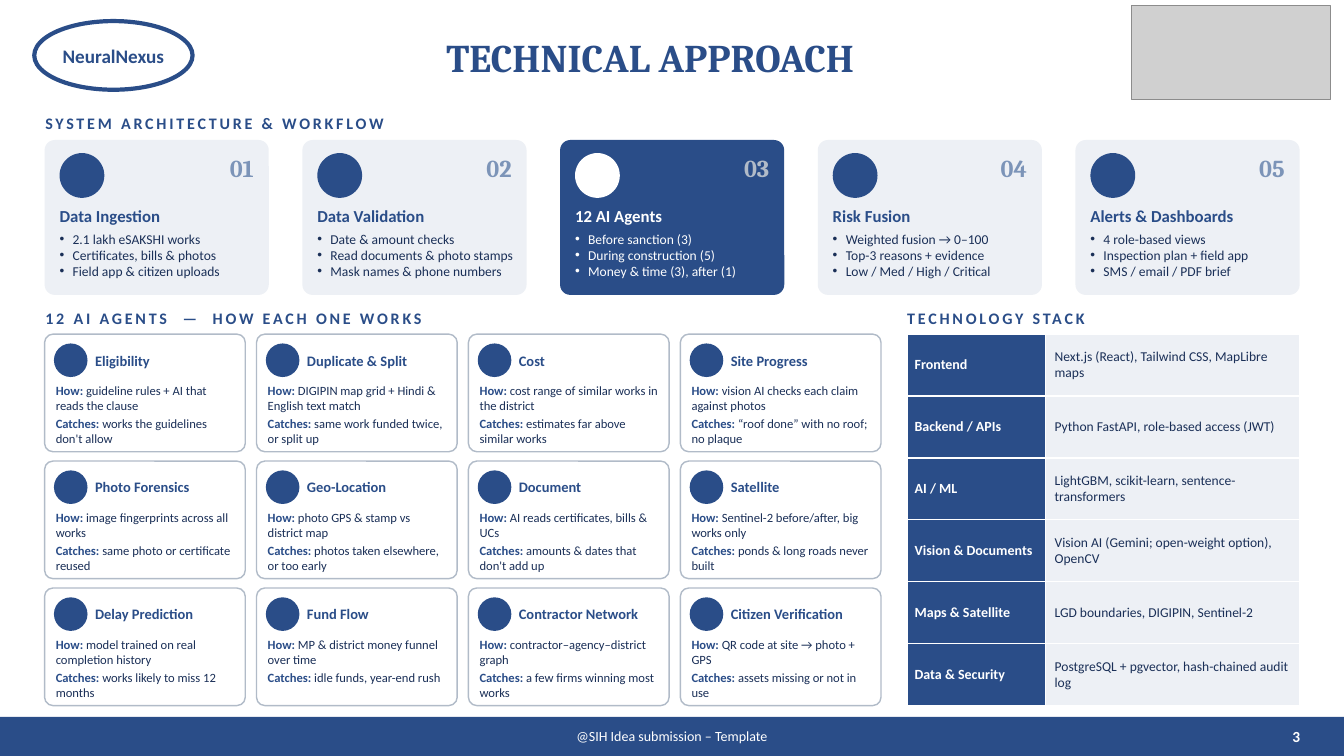
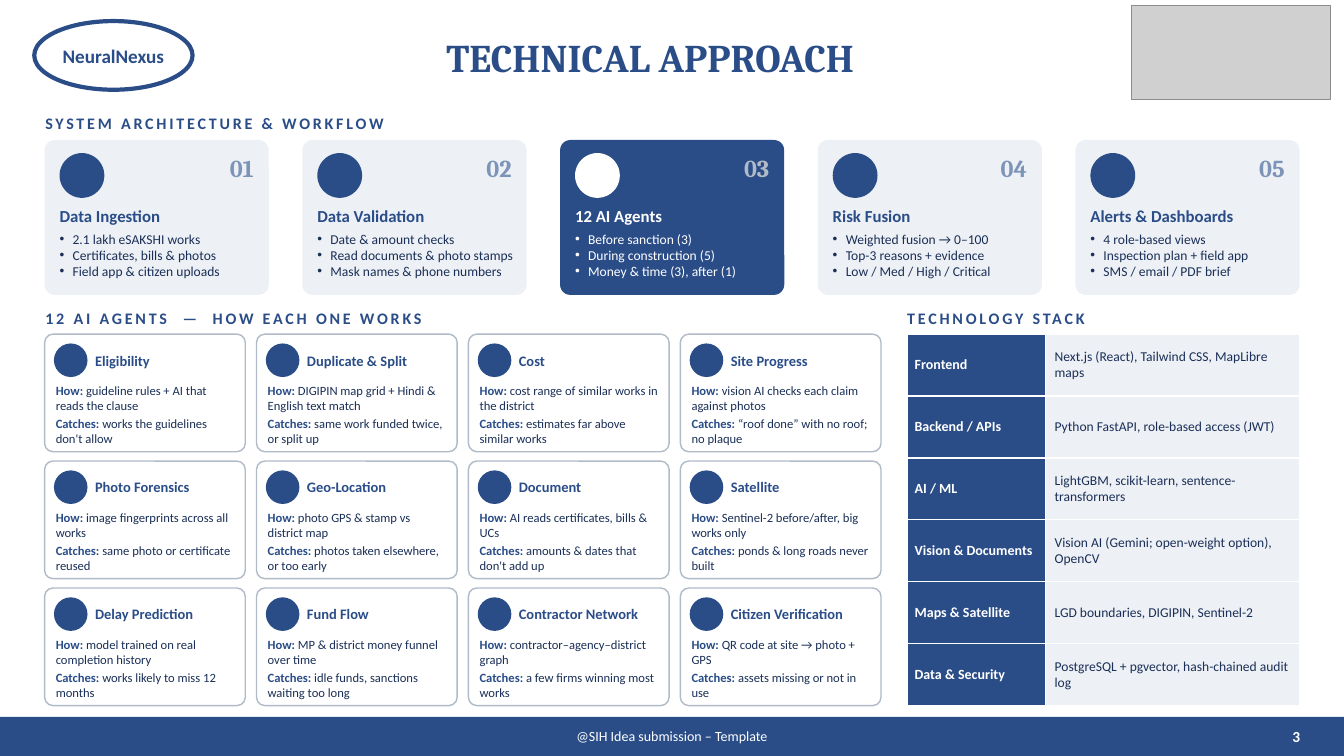
Before and after one commit to AdityaMore776/NidhiNetra, a slide deck: slide 3 of docs/deck/DRISHTI_SIH26102_v2.pptx. Drawn at 1344x756 pixels with LibreOffice and Linux fonts; fonts in the diff are those of the drawing; grey boxes stand for pictures; background and template pictures are left out. Boxes give left, top, right and bottom in pixels: in the first picture for what was removed or moved away, otherwise in the second. Text is boxed around its words. In the diff, an @@ line names an element or a change of style, - is before the commit and + after.

```diff
--- a/docs/deck/DRISHTI_SIH26102_v2.pptx
+++ b/docs/deck/DRISHTI_SIH26102_v2.pptx
@@ text at [268, 673, 418, 699]: text changed @@
-Catches: idle funds, year-end rush
+Catches: idle funds, sanctions waiting too long
```
Also in this commit, not shown: 2 other slides changed, 2 other files.
